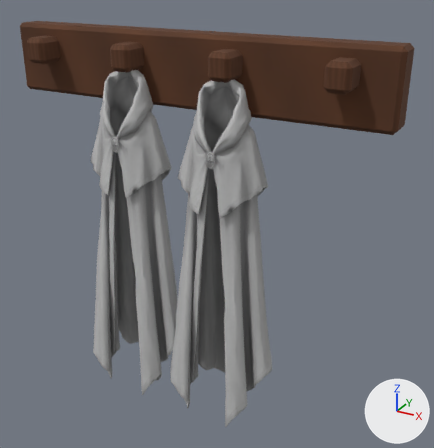
What one commit did to the Blender file src/game/models/castle/props/vestibule-cloak-rail.blend.
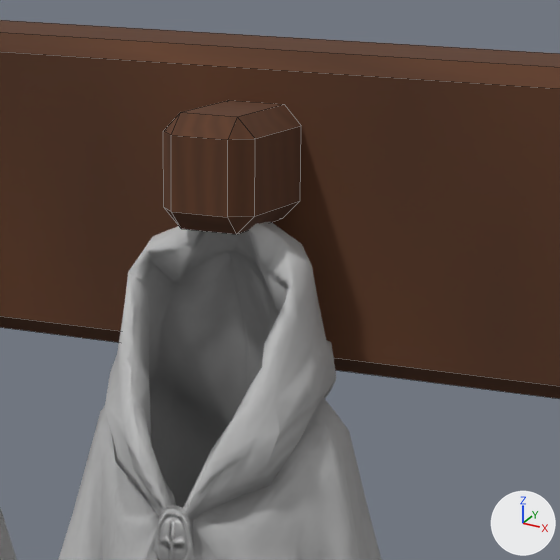
The first picture shows the older version from a 50 mm camera at (0.637, -1.018, 0.927) aimed at (0.069, 0.015, 0.41). The close-ups show the older and then the newer version on the part from 38% to 71% of the width and 5% to 37% of the height of that picture. Only the edits that show in the close-ups are written down. The axes (+X, +Y, +Z) are drawn at lower right. The lights are the same throughout. The close-ups show mesh edges as thin lines.

The scene before the commit, as lines of its bpy script (objects in view):
```python
me_cube_001 = bpy.data.meshes.new('Cube.001')
me_cube_001.from_pydata(...)  # 120 vertices, 130 faces; spans x -0.425..0.425, y -0.087..0.032, z -0.073..0.073
me_cube_001.materials.append(mat_clean_carved_oak_001)  # picture img_oak_rail_grain_001
me_meshes_0__001 = bpy.data.meshes.new('meshes[0].001')
me_meshes_0__001.from_pydata(...)  # 4523 vertices, 4611 faces; spans x -0.125..0.125, y -0.07..0.07, z 0.0..0.78
me_meshes_0__001.materials.append(mat_tripo_material_d38fbe43_e0a6_4191_89ab_2ac5c03ccf02)
ob_cloak_b = bpy.data.objects.new('Cloak B', me_meshes_0__001)
ob_cloak_b.location = (0.1113, -0.0491, -0.011)
ob_rail_wood_and_pegs = bpy.data.objects.new('Rail wood and pegs', me_cube_001)
ob_rail_wood_and_pegs.location = (0.0, 0.026, 0.727)
```
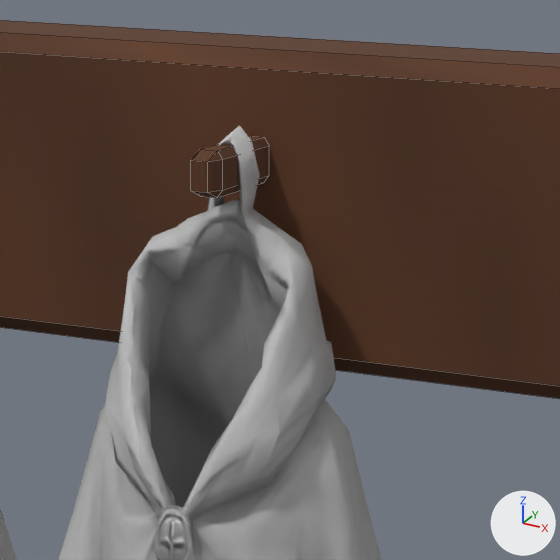
What changed in the scene script:
```text
Change me_cube_001:
    where me_cube_001.from_pydata(...)  # 120 vertices, 130 faces; spans x -0.425..0.425, y -0.087..0.032, z -0.073..0.073
    used by ob_rail_wood_and_pegs; location = (0.0, 0.026, 0.727)
    me_cube_001 part 1: the loose piece of 24 vertices spanning x 0.087..0.133, y -0.087..-0.023, z -0.002..0.05 is scaled about its middle by (0.3, 1, 0.4)
```

Changed parts and their boxes (x1, y1, x2, y2) in the close-ups (560 x 560 px; the box of a moved part takes in the faces that stretch with it):
part 1 of me_cube_001, moved or reshaped: before (163, 100, 301, 234); after (191, 136, 269, 198)
